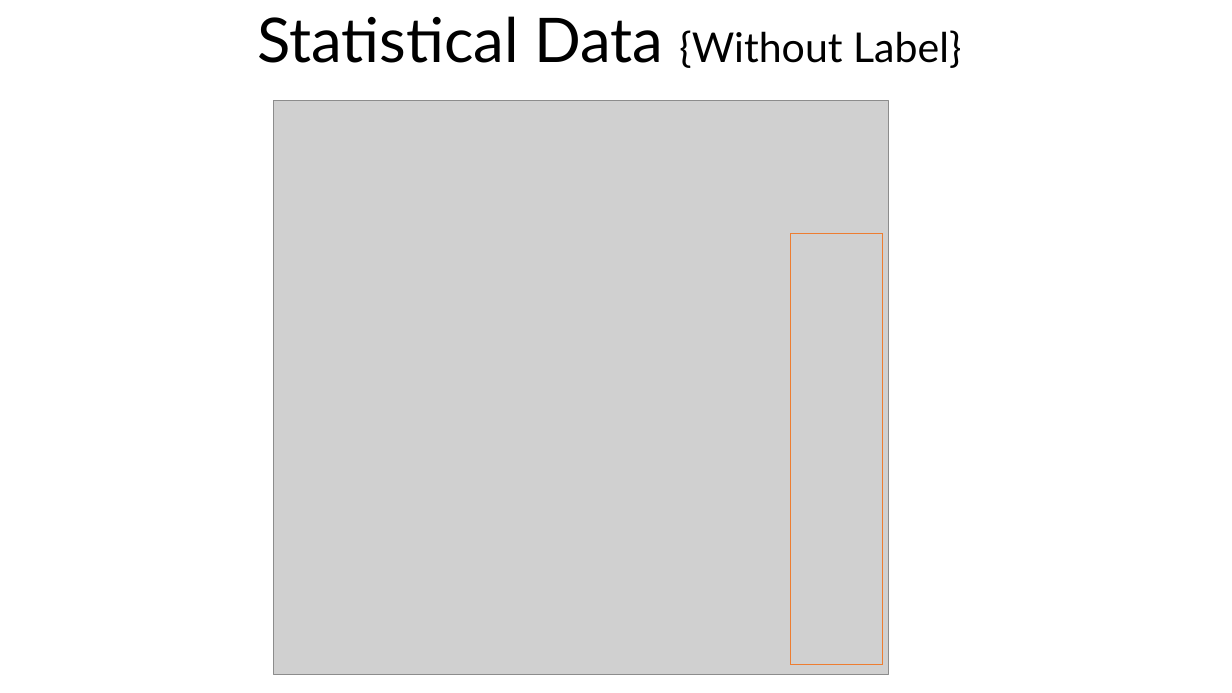
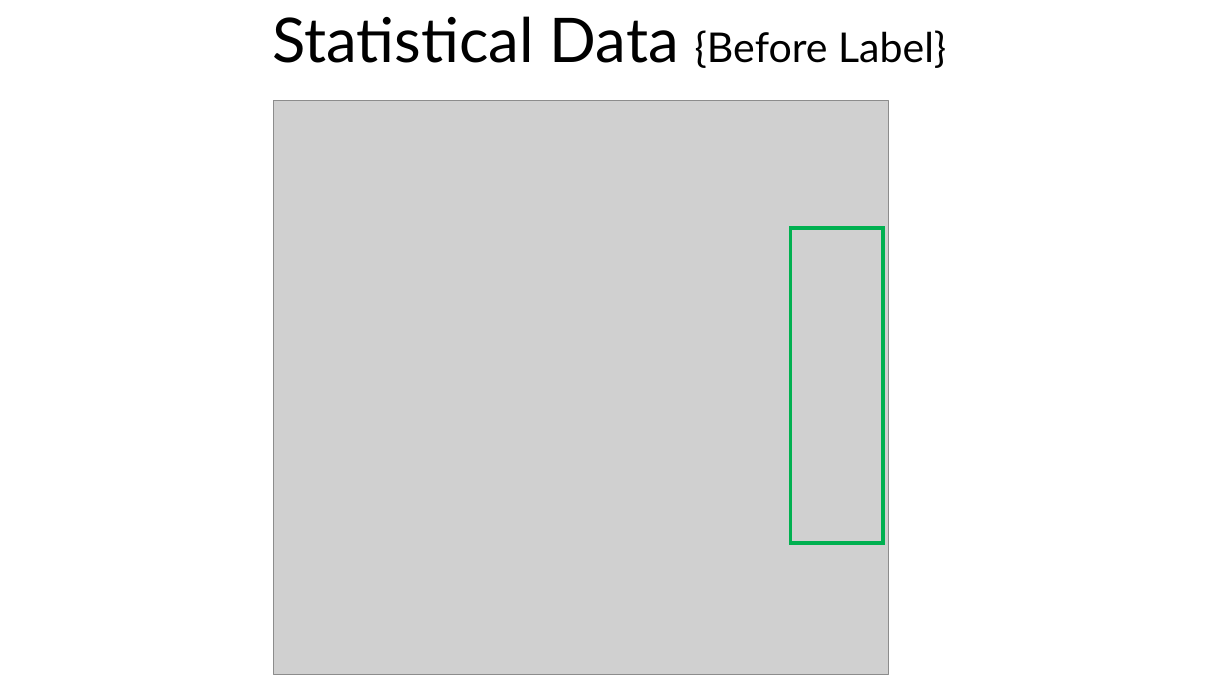
Before and after one commit to Akubue4U/PyProjects, a slide deck: slide 14 of MyBDAThesis/Akubue Simon - Thesis Presentation.pptx. Drawn at 1232x693 pixels with LibreOffice and Linux fonts; fonts in the diff are those of the drawing; grey boxes stand for pictures. Boxes give left, top, right and bottom in pixels: in the first picture for what was removed or moved away, otherwise in the second. Text is boxed around its words. In the diff, an @@ line names an element or a change of style, - is before the commit and + after.

```diff
--- a/MyBDAThesis/Akubue Simon - Thesis Presentation.pptx
+++ b/MyBDAThesis/Akubue Simon - Thesis Presentation.pptx
@@ text at [273,16,946,68]: text changed @@
-Statistical Data {Without Label}
+Statistical Data {Before Label}
@@ rectangle: place and size @@
-rectangle at [791,234,884,665]
+rectangle at [791,228,884,543]
@@ rectangle at [791,228,884,543]: outline #ED7D31 1 pt to #00B050 3 pt @@
```
Also in this commit, not shown: 4 other slides changed, 2 slides removed.
